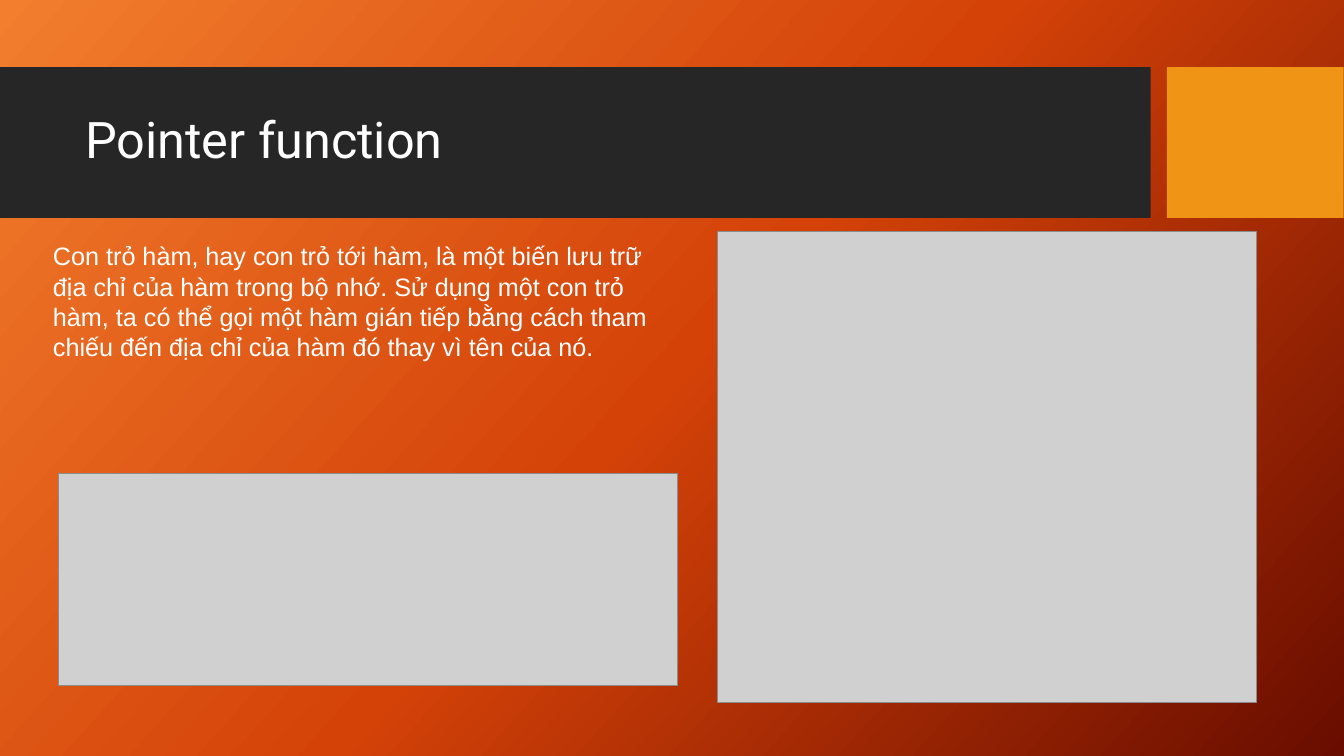
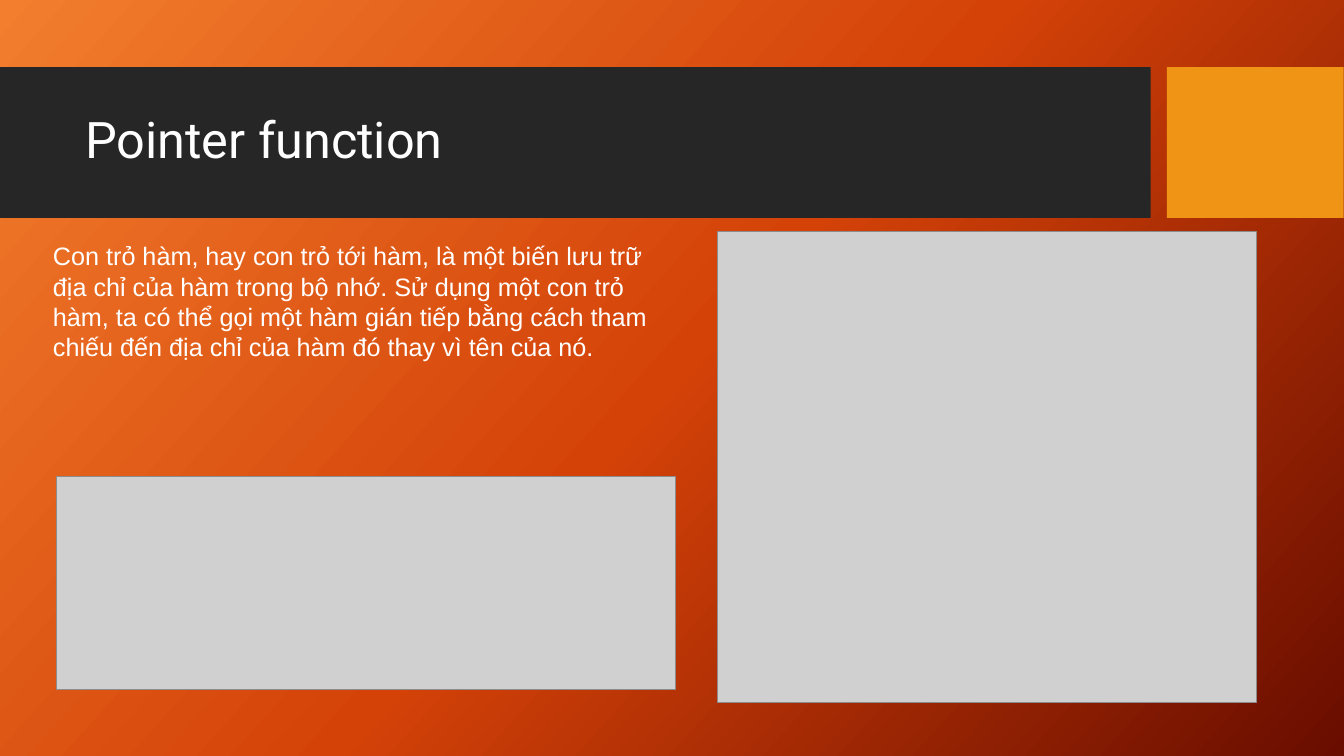
Before and after one commit to DantNg/learnCPP, a slide deck: slide 11 of Slide/Pointer.pptx (slide 13 before the commit). Drawn at 1344x756 pixels with LibreOffice and Linux fonts; fonts in the diff are those of the drawing; grey boxes stand for pictures; background and template pictures are left out. Boxes give left, top, right and bottom in pixels: in the first picture for what was removed or moved away, otherwise in the second. Text is boxed around its words. In the diff, an @@ line names an element or a change of style, - is before the commit and + after.

```diff
--- a/Slide/Pointer.pptx
+++ b/Slide/Pointer.pptx
@@ picture: place and size @@
-picture at <box>58,473,678,686</box>
+picture at <box>56,477,676,690</box>
```
Also in this commit, not shown: 4 other slides changed, 2 slides added, 2 slides removed, 4 other files.
